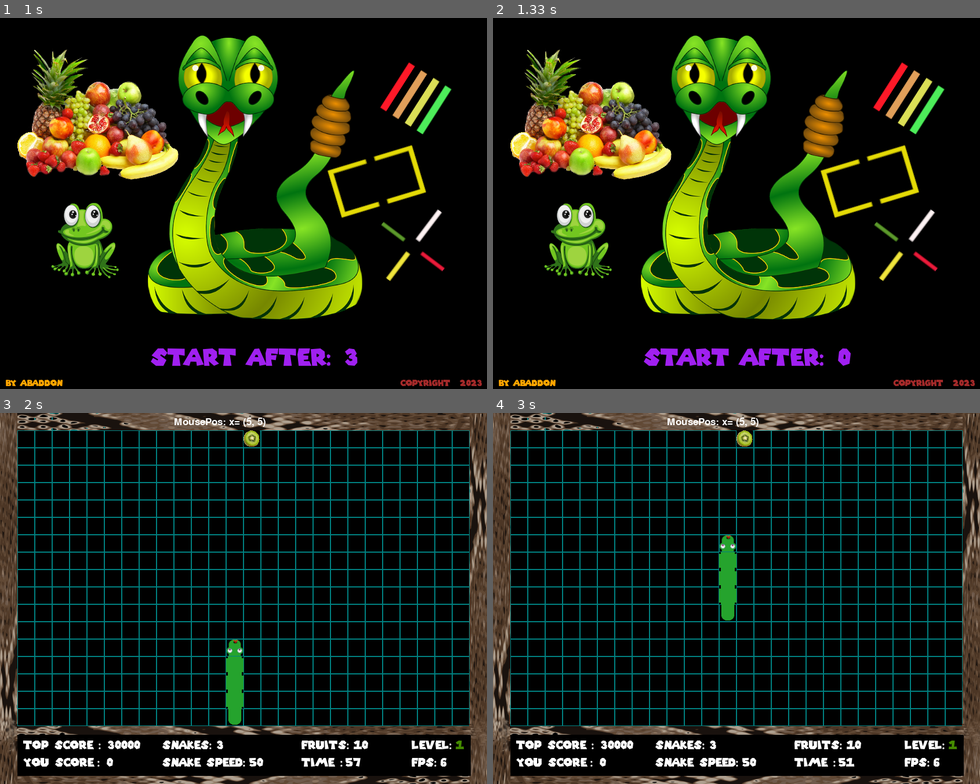
Above: before the commit, frames 1-4 (two rows, left to right).
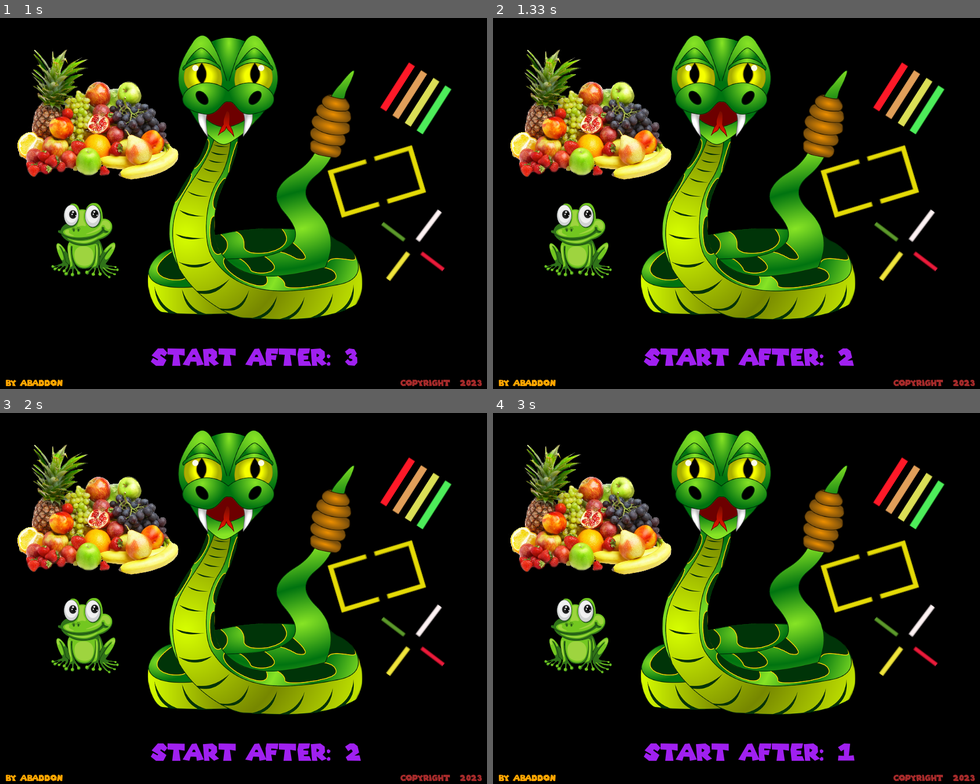
Above: after the commit, the same moments.

Repository: byAbaddon/PyGame-Greedy-Snake
Game: pygame game, started from main.py
The game is run twice, just before and just after one commit, with the same random seed, the same clock (stepped at 60 frames per second) and the same inputs.
Inputs:
- Up to frame 1 (1 s): tap Space at 0.33 s
- Up to frame 2 (1.33 s): no input
- Up to frame 3 (2 s): no input
- Up to frame 4 (3 s): no input

Frame 1 is identical in both runs. In frame 2, less than 0.1% of the frame differs, in the area x 70-75%, y 89-94%; in frame 3, 53%; in frame 4, 54%, in the area x 0-100%, y 0-100%.

Commit message:
add intro music

Diff:
--- a/main.py
+++ b/main.py
@@ -37,7 +37,6 @@
 
     def __init__(self,):
         self.state = 'intro'
-        self.current_music = ''
         self.is_music_play = False
         self.background = None
         self.is_bg_created = False
@@ -45,7 +44,6 @@
 
     def game(self):
         if self.reset_all_data_for_new_game:
-            self.current_music = ''
             self.is_music_play = False
             self.background = None
             self.is_bg_created = False
@@ -63,7 +61,7 @@
             pygame.time.delay(1500)
             fruit_group.empty()  # ================
             snake.reset_current_data()  # reset current snake data
-            self.start_game_counter = 0  # restore start counter
+            self.start_game_counter = 3  # restore start counter
             self.is_bg_created = False
             self.state = 'get_ready'
             return
@@ -87,6 +85,8 @@
         if snake.is_game_over:
             Sound.stop_all_sounds()
             pygame.time.delay(1500)
+            Sound.pistol_gun(self)
+            Sound.game_over_music(self)
             self.state = 'game_over'
 
         # # =================================================== UPDATE
@@ -103,6 +103,9 @@
         fruit_group.update()
 
     def intro(self):
+        if not self.is_music_play:
+            Sound.intro_music(self)
+            self.is_music_play = True
         background_image('./src/assets/images/backgrounds/bg_1.png')
         text_creator('GREEDY SNAKE', 'green4', 40, 60, 80, None, './src/fonts/candy.ttf')
         # text_creator('Menu - M', 'red', 50, S_H - 64, 27, None, './src/fonts/mario.ttf')
@@ -115,6 +118,7 @@
         if key_pressed(pygame.K_SPACE):
             Sound.btn_click(self)
             self.start_game_counter = 3
+            Sound.stop_all_sounds()
             self.state = 'get_ready'
         if key_pressed(pygame.K_c):
             Sound.btn_click(self)
@@ -133,7 +137,7 @@
 
     def credits(self):
         # background_image('./src/assets/images/backgrounds/bg_EMPTY.png')
-        text_creator('CREDITS', 'slateblue3', S_W // 2 - 60, 40, 40, None, None, True)
+        text_creator('CREDITS', 'slateblue3', S_W // 2 - 100, 40, 36, None, './src/fonts/born.ttf', True)
         text_creator('version: 1.0.0-beta', 'cornsilk', S_W - 130, 20, 20)
 
         text_creator('Free images:', 'brown', 110, 100, 35)
@@ -166,7 +170,7 @@
     def get_ready(self):
         time_now = pygame.time.get_ticks()
         if time_now - self.start_timer > self.COOLDOWN:
-            self.start_game_counter -= 3# 1
+            self.start_game_counter -= 1
             self.start_timer = time_now
         background_image('./src/assets/images/backgrounds/bg.png', 20, -100)
         text_creator('By Abaddon', 'orange', 10, S_H - 10, 15, None, './src/fonts/mario.ttf')
@@ -180,9 +184,9 @@
         exit_game()
 
     def start_pause(self):
-        background_image('./src/assets/images/backgrounds/bg_pause.png')
-        text_creator('PAUSE', 'chartreuse4', S_W - 360, S_H - FRAME_SIZE - 250, 50)
-        text_creator('Press RETURN to continue...', 'bisque', S_W - 280, S_H - FRAME_SIZE - 10)
+        background_image('./src/assets/images/backgrounds/bg_pause_2.png')
+        text_creator('PAUSE', 'red3', S_W // 2, S_H  // 2 - 30, 80, None, './src/fonts/born.ttf')
+        text_creator('Press RETURN to continue...', 'bisque', S_W - 280, S_H - 30)
 
         for event in pygame.event.get():
             if event.type == pygame.QUIT:
@@ -197,6 +201,8 @@
         background_image('./src/assets/images/backgrounds/bg_game_over.png')
         text_creator('Press RETURN to back...', 'cornsilk', S_W - 200, S_H - 10, 24)
         if key_pressed(pygame.K_RETURN):
+            Sound.stop_all_sounds()
+            Sound.intro_music(self)
             self.reset_all_data_for_new_game = True
             self.state = 'intro'
         exit_game()
@@ -223,10 +229,10 @@
 #  ================================ create new GameState
 game_state = GameState()
 
-# ================================================================ create top Table for: score , energy and more
-
-SCREEN_UPDATE = pygame.USEREVENT
-pygame.time.set_timer(SCREEN_UPDATE, 150)
+
+# SCREEN_UPDATE = pygame.USEREVENT
+# pygame.time.set_timer(SCREEN_UPDATE, 150)
+
 # ============= Starting Game loop
 while True:
     SCREEN.fill(pygame.Color('black'))
--- a/src/classes/snake.py
+++ b/src/classes/snake.py
@@ -106,11 +106,16 @@
         # self.rect.center = (self.body_list[:1][0],self.body_list[:1][1])
 
     def increase_body_snake(self):  # add element to body snake
-        get_last_element_pos = self.body_list[-1]
+        # add only one element
+        # copy = self.body_list
+        # copy.insert(1, copy[1])
+        # self.body_list = copy
+        # ---------------------------------------------add more elements
+        get_last_element_pos = self.body_list[1]
         # add three new element to queue snake
         number_add_elements = 6
         for _ in range(number_add_elements):
-            self.body_list.append(vec(get_last_element_pos))
+            self.body_list.insert( -1, vec(get_last_element_pos))
 
     def increase_speed_snake(self):  # increase snake speed
         self.speed += 0.4
@@ -184,6 +189,8 @@
 
     def check_level_complete(self):
         if self.fruits_counter == 0:
+            if self.is_eat_fruit:
+                Sound.fruits_finish(self)  # no more fruits play sound
             self.eat_timer = 60
             self.is_eat_fruit = False
             queue_block_pos = self.body_list[-1]
@@ -277,4 +284,3 @@
         self.check_snake_and_figure_collide()
         self.check_crash_in_wall()
         self.check_crash_in_body()
-        text_creator(f'MousePos: x= {pygame.mouse.get_pos()}', 'white', 300, 15)
--- a/src/classes/sound.py
+++ b/src/classes/sound.py
@@ -19,10 +19,16 @@
 
     # Background
     def intro_music(self):
-        self.play_sound('./src/assets/sounds/game_musics/intro.mp3')
+        self.play_sound('./src/assets/sounds/intro_music.mp3', 0.6, -1)
 
     def background_music(self):
         self.play_sound('./src/assets/sounds/Background_tango.mp3', 0.6, -1)
+
+    def game_over_music(self):
+        self.play_sound('./src/assets/sounds/game_over_music.mp3', 0.6, -1)
+
+    def bonus_music(self):
+        self.play_sound('./src/assets/sounds/bonus_music.mp3', 0.8, - 1)
 
     def add_penalty_fruits(self):
         self.play_sound('./src/assets/sounds/add_penalty_fruits.mp3')
@@ -30,11 +36,14 @@
     def time_over(self):
         self.play_sound('./src/assets/sounds/time-over.wav')
 
+    def fruits_finish(self):
+        self.play_sound('./src/assets/sounds/fruits_finish.wav')
+
     def level_complete(self):
         self.play_sound('./src/assets/sounds/level_complete.wav')
 
-    def bonus_music(self):
-        self.play_sound('./src/assets/sounds/bonus_music.mp3', 0.8, - 1)
+    def pistol_gun(self):
+        self.play_sound('./src/assets/sounds/pistol_gun.wav', 0.9)
 
     # ===========================  SNAKE ===========================
     def snake_move(self):
--- a/src/classes/table.py
+++ b/src/classes/table.py
@@ -1,5 +1,3 @@
-import pygame.image
-
 from src.settings import *
 
 
@@ -17,42 +15,42 @@
 
     def draw_labels_and_table_data(self):
         # label height_score
-        text_creator('Top Score', 'white', 40, S_H - 65, 20, None, './src/fonts/mario.ttf')
+        text_creator('Top Score', 'crimson', 40, S_H - 65, 20, None, './src/fonts/mario.ttf')
         if self.snake_data.points >= self.height_score:
             self.height_score = self.snake_data.points
-        text_creator(f': {self.height_score}', 'white', 170, S_H - 65, 20, None, './src/fonts/mario.ttf')
+        text_creator(f': {self.height_score}', 'crimson', 170, S_H - 65, 20, None, './src/fonts/mario.ttf')
 
         # label_score
-        text_creator('You Score', 'white', 40, S_H - 35, 20, None, './src/fonts/mario.ttf')
-        text_creator(f': {self.snake_data.points}', 'white', 168, S_H - 35, 20, None, './src/fonts/mario.ttf')
+        text_creator('You Score', 'cornflowerblue', 40, S_H - 35, 20, None, './src/fonts/mario.ttf')
+        text_creator(f': {self.snake_data.points}', 'cornflowerblue', 168, S_H - 35, 20, None, './src/fonts/mario.ttf')
 
 
         # label snakes left
-        text_creator('Snakes:', 'white', 280, S_H - 65, 20, None, './src/fonts/mario.ttf')
-        text_creator(f'{self.snake_data.lives}', 'white', 374, S_H - 65, 20, None, './src/fonts/mario.ttf')
+        text_creator('Snakes:', 'springgreen4', 280, S_H - 65, 20, None, './src/fonts/mario.ttf')
+        text_creator(f'{self.snake_data.lives}', 'springgreen4', 374, S_H - 65, 20, None, './src/fonts/mario.ttf')
 
         # # label snake_speed
-        text_creator('Snake Speed:', 'white', 280, S_H - 35, 20, None, './src/fonts/mario.ttf')
-        text_creator(f'{self.snake_data.current_snake_speed}', 'white', 430, S_H - 35, 20, None, './src/fonts/mario.ttf')
+        text_creator('Snake Speed:', 'orange', 280, S_H - 35, 20, None, './src/fonts/mario.ttf')
+        text_creator(f'{self.snake_data.current_snake_speed}', 'orange', 430, S_H - 35, 20, None, './src/fonts/mario.ttf')
 
         # label fruits left
-        text_creator('Fruits:', 'white', 520, S_H - 65, 20, None, './src/fonts/mario.ttf')
-        text_creator(f'{self.snake_data.fruits_counter}', 'white', 610, S_H - 65, 20, None, './src/fonts/mario.ttf')
+        text_creator('Fruits:', 'dodgerblue', 520, S_H - 65, 20, None, './src/fonts/mario.ttf')
+        text_creator(f'{self.snake_data.fruits_counter}', 'dodgerblue', 610, S_H - 65, 20, None, './src/fonts/mario.ttf')
 
         # label time
-        text_creator('Time :', 'white', 520, S_H - 35, 20, None, './src/fonts/mario.ttf')
+        text_creator('Time :', 'purple', 520, S_H - 35, 20, None, './src/fonts/mario.ttf')
         if self.snake_data.eat_timer > 20:
             text_creator(f'{self.snake_data.eat_timer}', 'white', 596, S_H - 35, 20, None, './src/fonts/mario.ttf')
         else:
             text_creator(f'{self.snake_data.eat_timer}', 'red', 596, S_H - 35, 20, None, './src/fonts/mario.ttf')
 
         # label level
-        text_creator('Level:', 'white', 710, S_H - 65, 20, None, './src/fonts/mario.ttf')
-        text_creator(f'{self.snake_data.level}', 'chartreuse4', 786, S_H - 65, 20, None, './src/fonts/mario.ttf')
+        text_creator('Level:', 'goldenrod4', 710, S_H - 65, 20, None, './src/fonts/mario.ttf')
+        text_creator(f'{self.snake_data.level}', 'goldenrod4', 786, S_H - 65, 20, None, './src/fonts/mario.ttf')
 
         # label FPS
-        text_creator('FPS:', 'white', 710, S_H - 35, 20, None, './src/fonts/mario.ttf')
-        text_creator(f'{ int(CLOCK.get_fps())}', 'white', 760, S_H - 35, 20, None, './src/fonts/mario.ttf')
+        text_creator('FPS:', 'wheat', 710, S_H - 35, 20, None, './src/fonts/mario.ttf')
+        text_creator(f'{ int(CLOCK.get_fps())}', 'wheat', 760, S_H - 35, 20, None, './src/fonts/mario.ttf')
 
     def update(self):
         self.draw_display_frame()
--- a/src/settings.py
+++ b/src/settings.py
@@ -10,7 +10,7 @@
 # pygame.mixer.init()
 
 # hide mouse from game window
-# pygame.mouse.set_visible(False)
+pygame.mouse.set_visible(False)
 # ========================================================================== display size
 CELL_NUMBER = 28
 BLOCK_SIZE = 30
Binary file added: src/assets/images/backgrounds/bg_pause_2.png
Not shown, added: src/assets/sounds/fruits_finish.wav
Not shown, added: src/assets/sounds/game_over_music.mp3
Not shown, added: src/assets/sounds/intro_music.mp3
Not shown, added: src/assets/sounds/pistol_gun.wav
